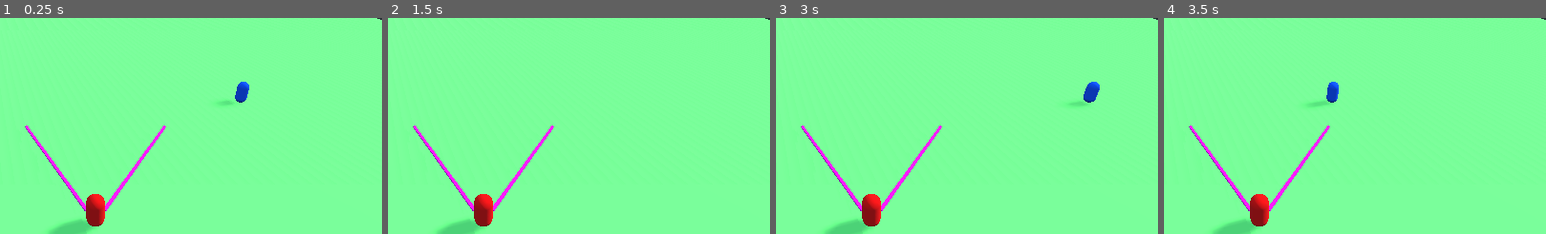
Above: before the commit, frames 1-4 (left to right).
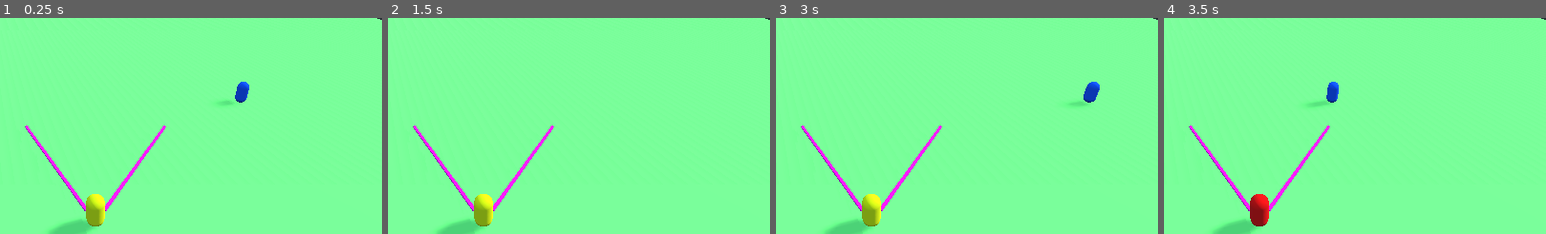
Above: after the commit, the same moments.

Repository: mc-carthy/gdAiBoilerplates
Game: Godot game, scene res://World.tscn
The game is run twice, just before and just after one commit, with the same random seed, the same clock (stepped at 60 frames per second) and the same inputs.
Inputs:
- Up to frame 1 (0.25 s): no input
- Up to frame 2 (1.5 s): no input
- Up to frame 3 (3 s): no input
- Up to frame 4 (3.5 s): no input
The pictures show only the part of the screen within x 38-88%, y 27-77%; the shares and areas given below are measured in that part.

The runs differ from the first frame. In frame 1, 0.7% of the frame differs, in the area x 22-28%, y 81-97%; in frame 2, 0.7%, in the area x 22-38%, y 66-97%; in frame 3, 0.7%; in frame 4, nothing differs.

Commit message:
2D vision detection

Diff:
--- a/VisionCone/VisionAgent.gd
+++ b/VisionCone/VisionAgent.gd
@@ -1,16 +1,22 @@
 extends Spatial
 
+export var vision_cone_arc: float = 60.0
+var target: Spatial
 
-# Declare member variables here. Examples:
-# var a = 2
-# var b = "text"
+func _ready() -> void:
+	target = get_tree().get_nodes_in_group('targets')[0]
 
+func _process(delta: float) -> void:
+	var target_point = target.global_transform.origin
+	if in_vision_cone(target_point):
+		$Graphics/Red.show()
+		$Graphics/Yellow.hide()
+	else:
+		$Graphics/Red.hide()
+		$Graphics/Yellow.show()
 
-# Called when the node enters the scene tree for the first time.
-func _ready():
-	pass # Replace with function body.
-
-
-# Called every frame. 'delta' is the elapsed time since the previous frame.
-#func _process(delta):
-#	pass
+func in_vision_cone(point: Vector3) -> bool:
+	var forward = -global_transform.basis.z
+	var pos = global_transform.origin
+	var dir_to_point = point - pos
+	return rad2deg(dir_to_point.angle_to(forward)) <= vision_cone_arc / 2.0
Not shown: 3 places in VisionCone/World.tscn that only renumber resources
